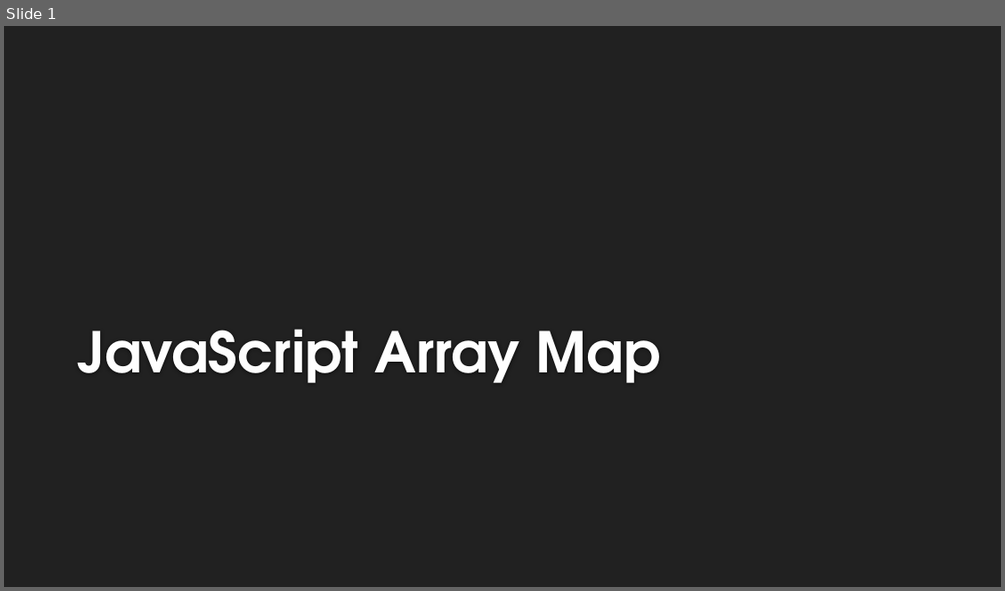
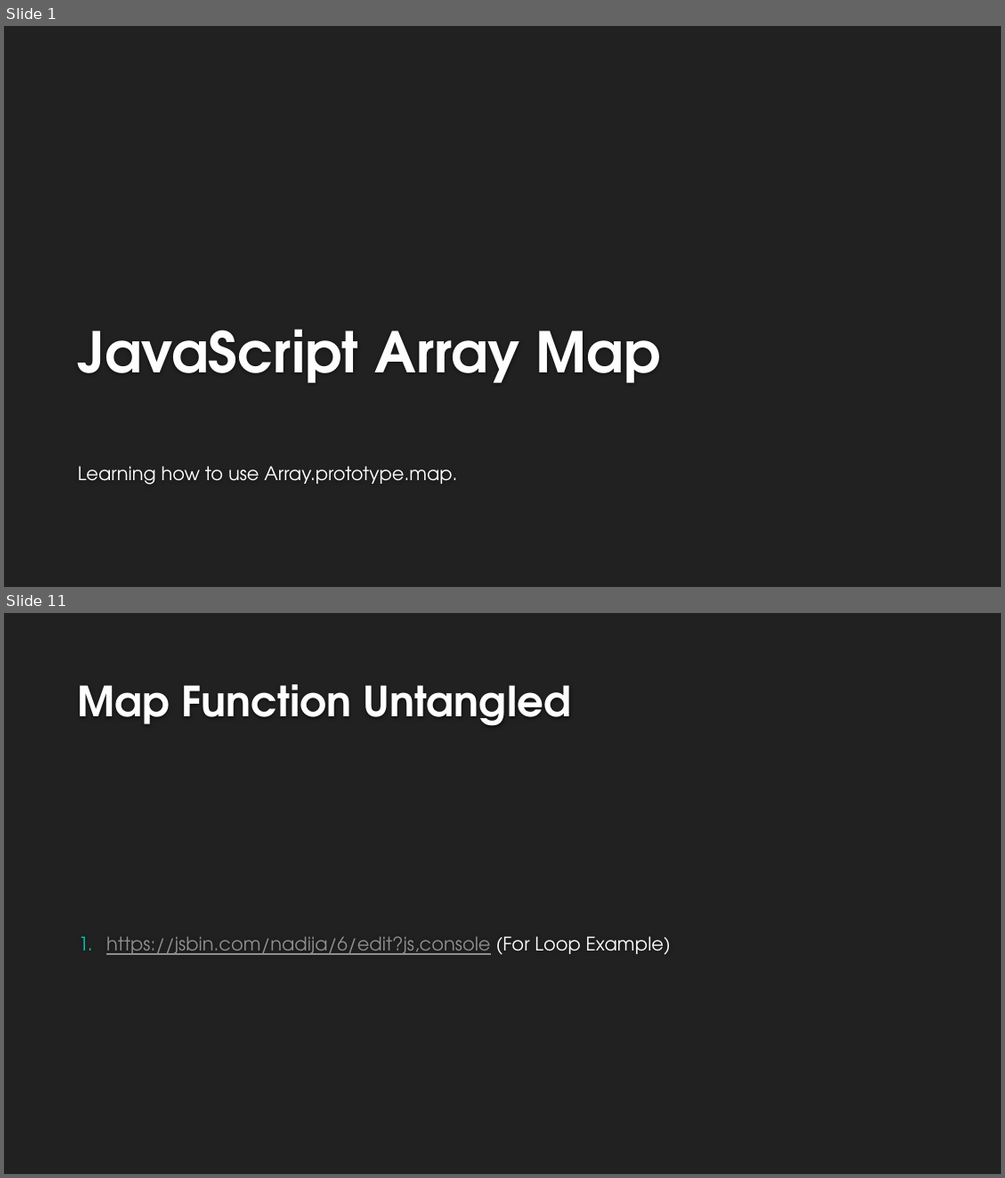
Before and after one commit to ericglasser/javascript-array-map-lesson, a slide deck: javascript-map-array-lesson.pptx. Shown one above the other, each under a label of ours: slide 1 before the commit, slides 1 and 11 after it; the slides between them are not shown. The pictures are 1005x591 and 1005x1178 pixels, drawn with LibreOffice and Linux fonts; fonts in the diff are those of the drawing; background and template pictures are left out. Boxes give left, top, right and bottom in pixels: in the first picture for what was removed or moved away, otherwise in the second. Text is boxed around its words. In the diff, an @@ line names an element or a change of style, - is before the commit and + after.

```diff
--- a/javascript-map-array-lesson.pptx
+++ b/javascript-map-array-lesson.pptx
@@ slide 11 added at <box>4,613,1001,1174</box>, background #212121 @@
@@ title added at <box>78,684,571,726</box>, 40 pt, text #FEFEFE, bold @@
+Map Function Untangled
@@ text added at <box>106,936,671,955</box>, 18 pt, text #8F8F8F, underline @@
+1. https://jsbin.com/nadija/6/edit?js,console (For Loop Example)
@@ slide 1 changed as well @@
@@ subtitle added at <box>78,466,457,484</box>, 18 pt, text #FFFFFF @@
+Learning how to use Array.prototype.map.
```
Also in this commit, not shown: 10 other slides added, 1 slide removed, 1 other file.
